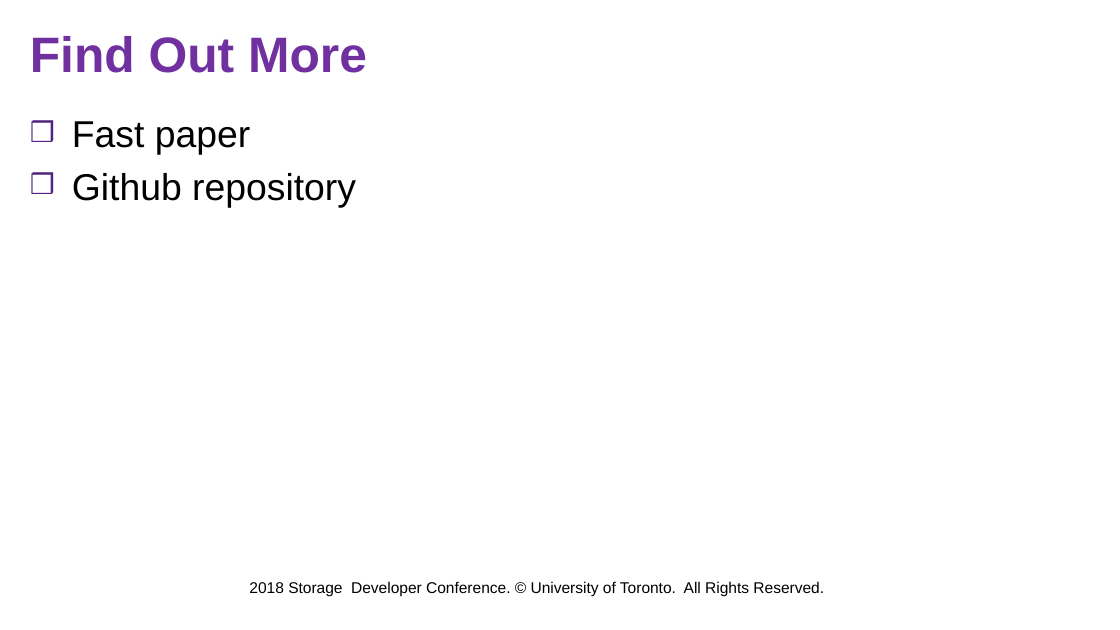
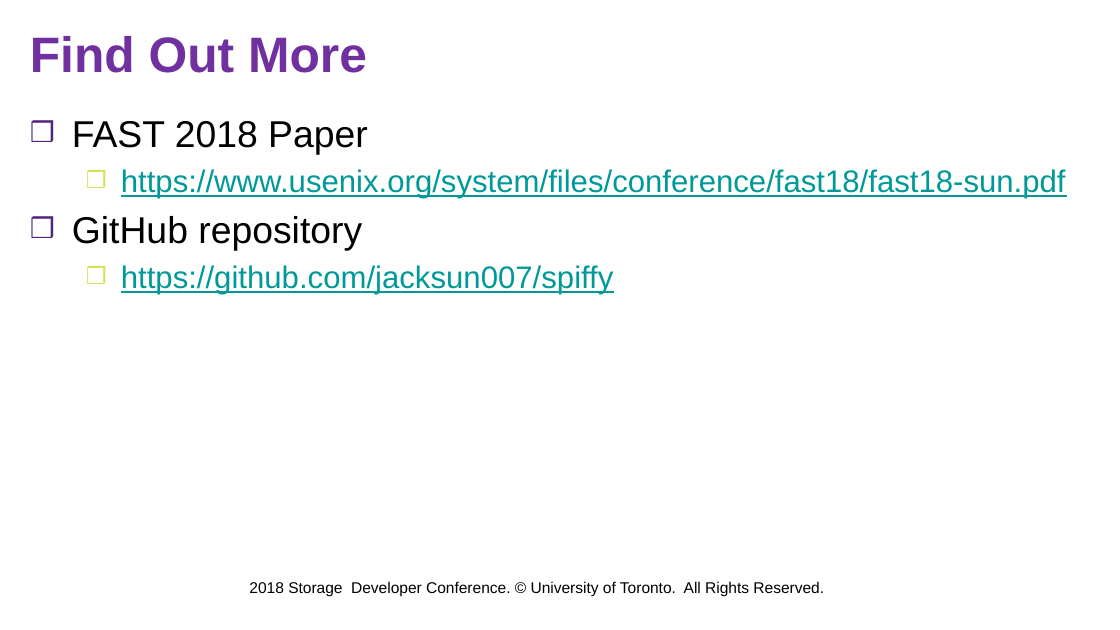
Before and after one commit to jacksun007/spiffy-paper, a slide deck: slide 55 of talk/sdc18_spiffy.pptx (slide 46 before the commit). Drawn at 1120x630 pixels with LibreOffice and Linux fonts; fonts in the diff are those of the drawing; background and template pictures are left out. Boxes give left, top, right and bottom in pixels: in the first picture for what was removed or moved away, otherwise in the second. Text is boxed around its words. In the diff, an @@ line names an element or a change of style, - is before the commit and + after.

```diff
--- a/talk/sdc18_spiffy.pptx
+++ b/talk/sdc18_spiffy.pptx
@@ text at (72,121,1066,294): text changed; size 24 to 20 pt; text colour #000000 to #009999 @@
-❒ Fast paper
-❒ Github repository
+❒ FAST 2018 Paper
+  ❒ https://www.usenix.org/system/files/conference/fast18/fast18-sun.pdf
+❒ GitHub repository
+  ❒ https://github.com/jacksun007/spiffy
```
Also in this commit, not shown: 5 other slides changed, 9 slides added.
